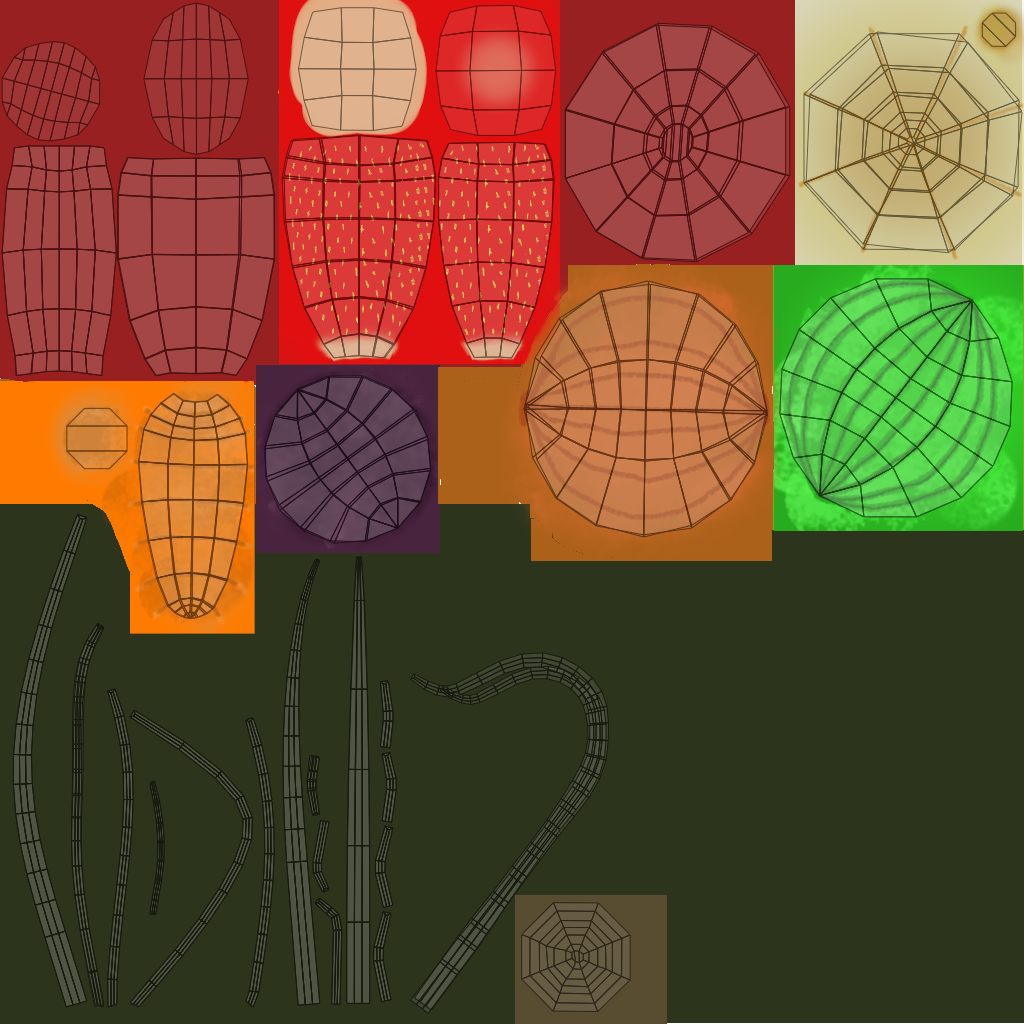
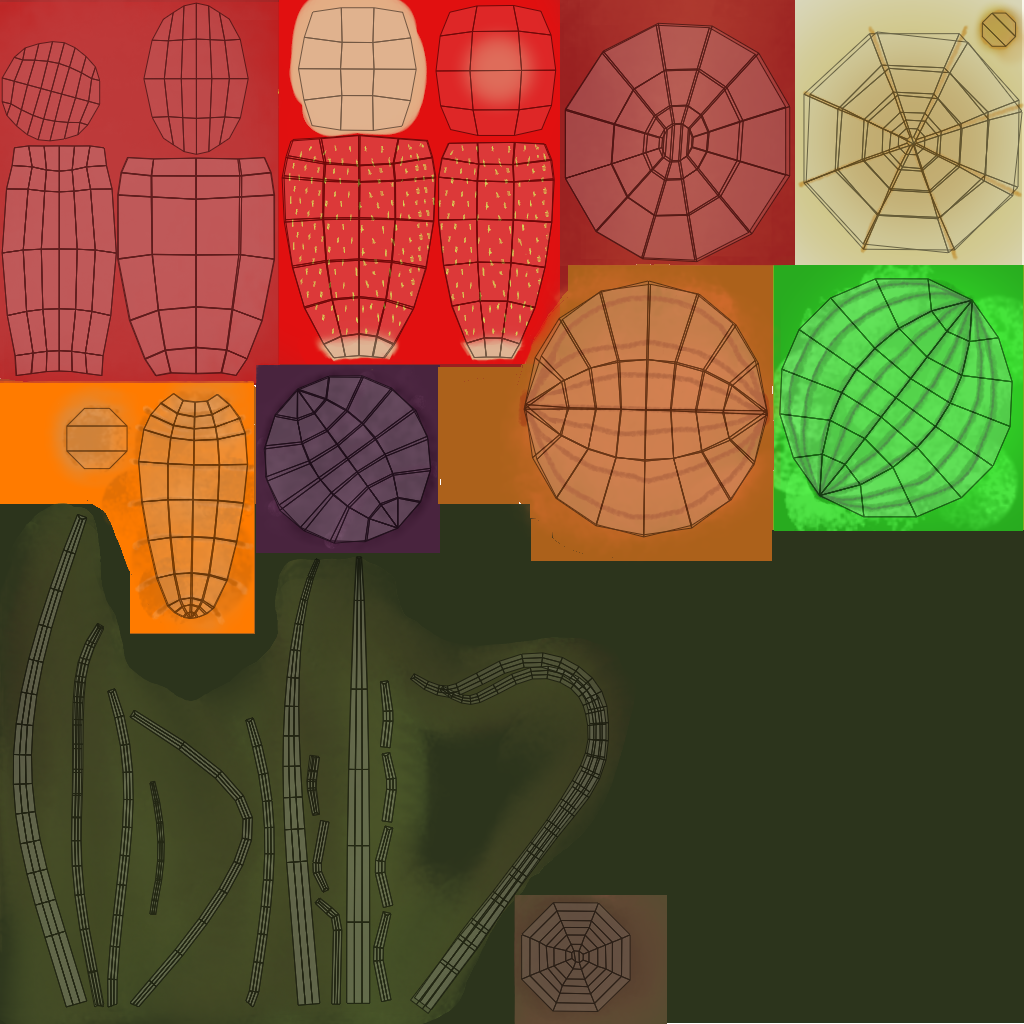
Layers edited between the first and the second w=1024, h=1024 image:
painted on "Sombra" over 0, 0, 795, 1024
painted on "Cores_Base" over 0, 2, 280, 383